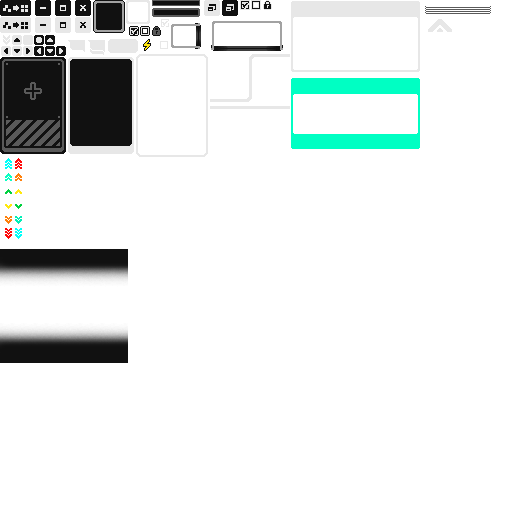
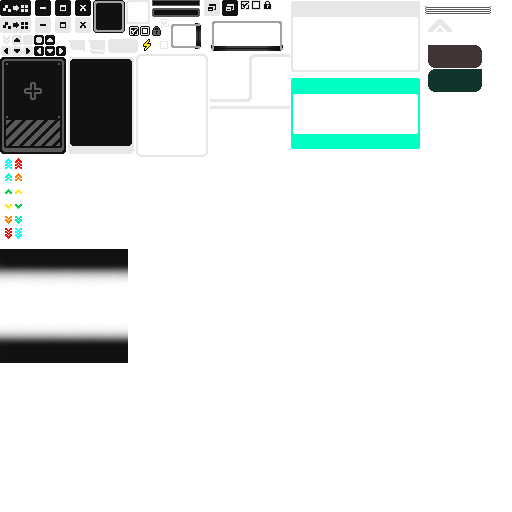
Layer changes from the first w=512, h=512 image to the second:
added layer "图层 864 拷贝" above "图层 24" over [428, 45, 482, 68]
added layer "图层 24" above "图层 23" over [428, 69, 482, 92]
